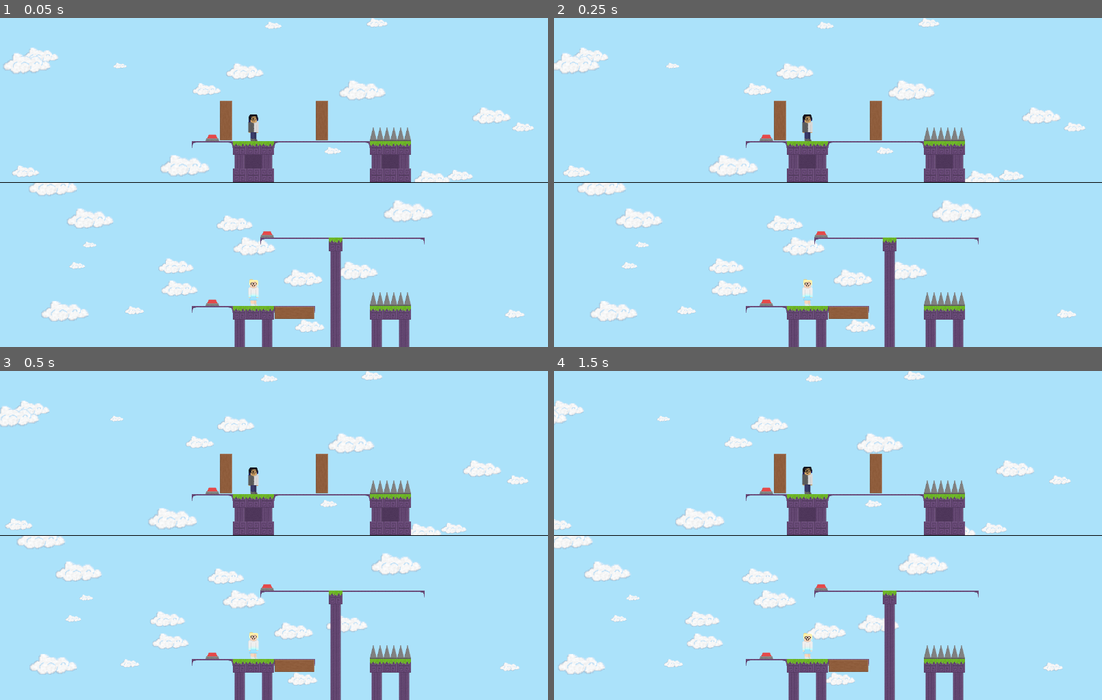
Above: before the commit, frames 1-4 (two rows, left to right).
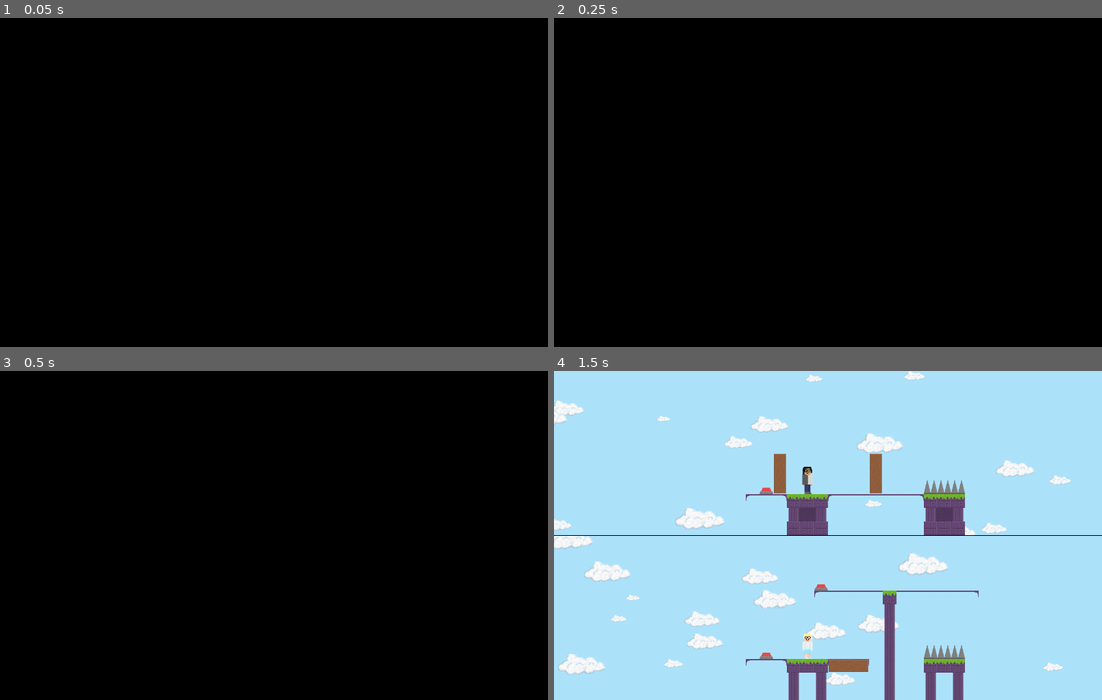
Above: after the commit, the same moments.

Repository: RubeculaBee/No-Matter-The-Distance
Game: Godot game, scene res://scenes/game.tscn
Same seed, same stepped clock (60 frames per second), same inputs: the game is played once before the commit and once after it.
Inputs:
- Up to frame 1 (0.05 s): no input
- Up to frame 2 (0.25 s): no input
- Up to frame 3 (0.5 s): no input
- Up to frame 4 (1.5 s): tap Down (p2_down) at 0.6, 1.35 s

The runs differ from the first frame. In frame 1, 100% of the frame differs, in the area x 0-100%, y 0-100%; in frame 2, 100%; in frame 3, 100%; in frame 4, nothing differs.

Commit message:
Added screen transition on death

Diff:
--- a/scenes/levels/level_test.tscn
+++ b/scenes/levels/level_test.tscn
@@ -57,3 +57,12 @@
 
 [node name="Tilemap" parent="." instance=ExtResource("1_h0hot")]
 tile_map_data = PackedByteArray("AAARAAkAAAAAAAAABgARAAoAAAAAAAEAAAARAAsAAAACAAAAAwASAAsAAAACAAAABAASAAoAAAABAAEAAAASAA …(1168 unchanged characters)…
+
+[node name="Screen Wipe" type="ColorRect" parent="."]
+z_index = 5
+offset_left = 1280.0
+offset_top = 1152.0
+offset_right = 2560.0
+offset_bottom = 2304.0
+rotation = 3.14159
+color = Color(0, 0, 0, 1)
--- a/scripts/level_handler.gd
+++ b/scripts/level_handler.gd
@@ -1,15 +1,42 @@
 extends Node
+
+const EXIT = -1
+const NONE = 0
+const ENTER = 1
+var screen_state
+var screen_wipe_index
 
 @onready var player_1 = get_node("Zone P1/player_1")
 @onready var player_2 = get_node("Zone P2/player_2")
+@onready var screen_wipe = get_node("Screen Wipe")
+
 
 func _ready() -> void:
 	player_1.died.connect(_on_player_died)
 	player_2.died.connect(_on_player_died)
+	screen_state = ENTER
+	screen_wipe_index = -32
+
+func _process(delta: float) -> void:
+	if screen_state != NONE:
+		cover_screen(delta)
+
+func cover_screen(delta: float):
+	if screen_state == ENTER:
+		screen_wipe.size.x -= 16 * screen_wipe_index * delta
+		screen_wipe_index += 2
+		if screen_wipe.size.x <= 0:
+			screen_state = NONE
+			screen_wipe.size.x = 0
+			screen_wipe_index = 1
+
+	if screen_state == EXIT:
+		screen_wipe.size.x += 16 * screen_wipe_index * delta
+		screen_wipe_index += 2
+		if screen_wipe.size.x >= 1280:
+			get_tree().reload_current_scene()
 
 func _on_player_died():
-	var reset_timer = get_tree().create_timer(3)
-	reset_timer.timeout.connect(_reset)
-
-func _reset():
-	get_tree().reload_current_scene()
+	print("died")
+	await get_tree().create_timer(2).timeout
+	screen_state = EXIT
